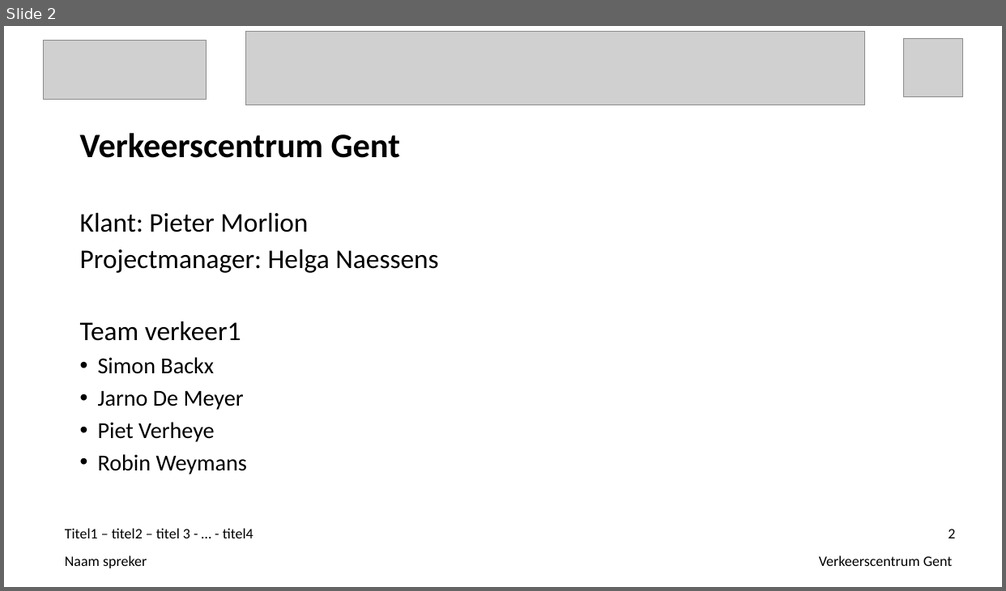
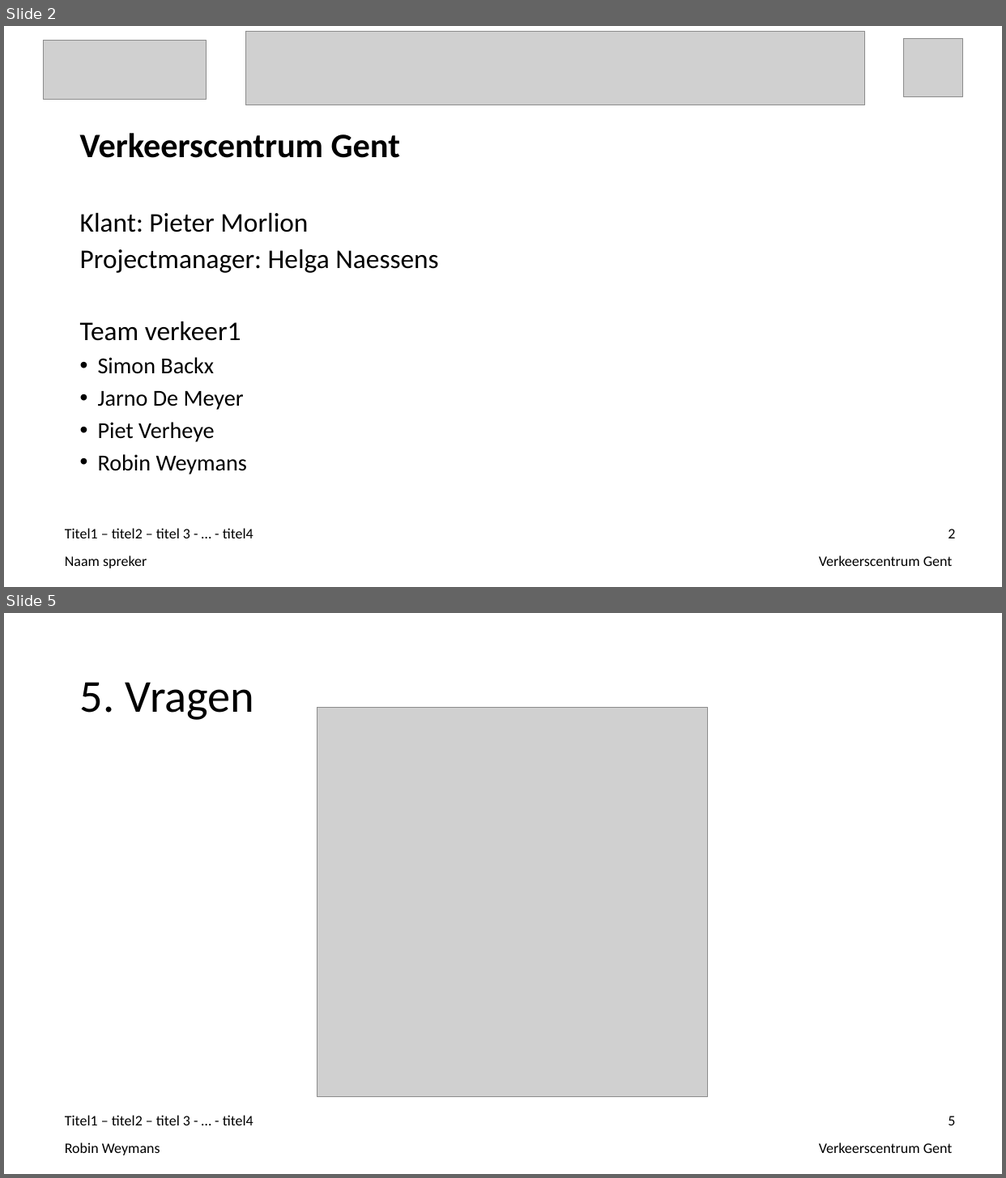
Before and after one commit to ghentlivinglab/Traffic-Travel-Time-Analyzer-1, a slide deck: Einddocumentatie/Presentatie.ppt. Shown one above the other, each under a label of ours: slide 2 before the commit, slides 2 and 5 after it; the slides between them are not shown. The pictures are 1006x591 and 1006x1178 pixels, drawn with LibreOffice and Linux fonts; fonts in the diff are those of the drawing; grey boxes stand for pictures. Boxes give left, top, right and bottom in pixels: in the first picture for what was removed or moved away, otherwise in the second. Text is boxed around its words. In the diff, an @@ line names an element or a change of style, - is before the commit and + after.

```diff
--- a/Einddocumentatie/Presentatie.ppt
+++ b/Einddocumentatie/Presentatie.ppt
@@ slide 5 added at bbox=[4, 613, 1002, 1174], background #FFFFFF @@
@@ title added at bbox=[80, 682, 254, 720], 44 pt, text #000000 @@
+5. Vragen
@@ picture added at bbox=[317, 707, 707, 1097] @@
@@ text added at bbox=[65, 1115, 253, 1126], 14 pt, text #000000 @@
+Titel1 – titel2 – titel 3 - … - titel4
@@ page number added at bbox=[948, 1116, 955, 1126], 14 pt, text #000000 @@
+5
@@ text added at bbox=[65, 1143, 160, 1156], 14 pt, text #000000 @@
+Robin Weymans
@@ text added at bbox=[819, 1143, 953, 1153], 14 pt, text #000000 @@
+Verkeerscentrum Gent
```
Also in this commit, not shown: 1 slide changed, 2 other slides added, 11 slides removed.
